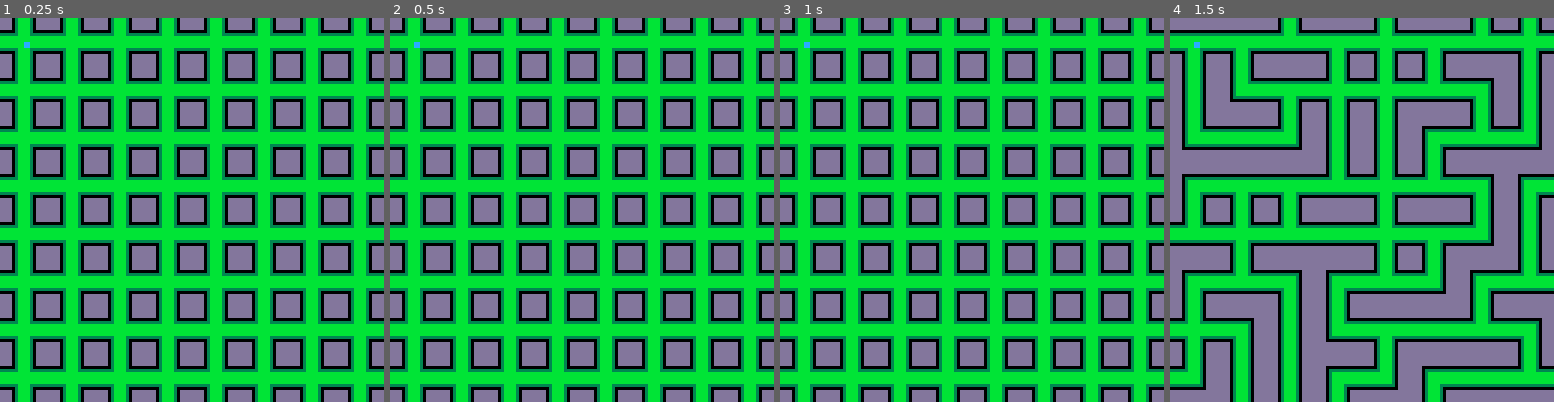
Above: before the commit, frames 1-4 (left to right).
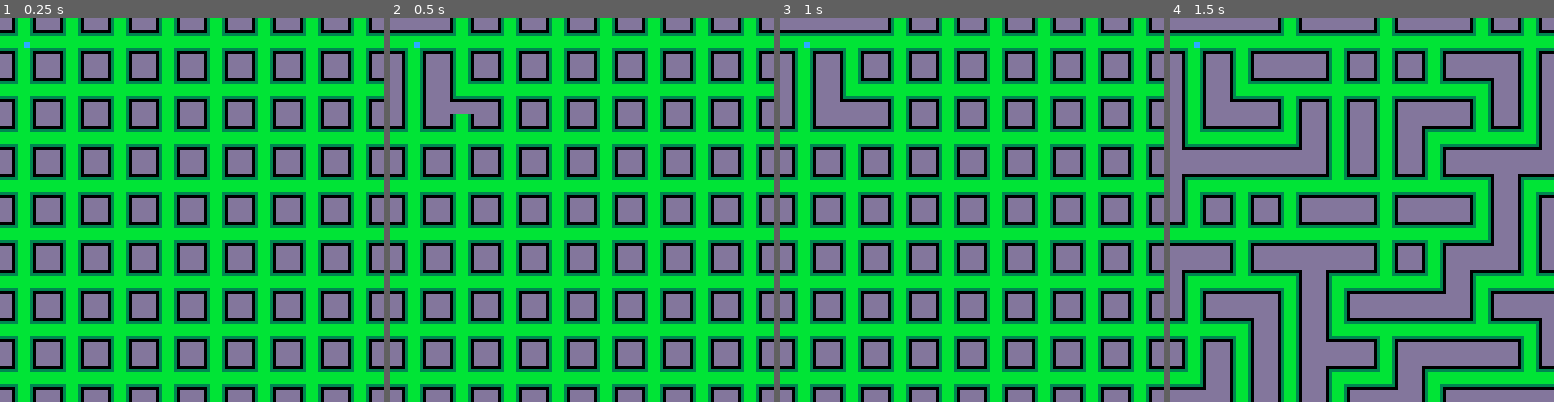
Above: after the commit, the same moments.

Repository: Yuni-sa/p8-wfc
Game: PICO-8 cartridge game.p8
Same seed, same stepped clock (60 frames per second), same inputs: the game is played once before the commit and once after it.
Inputs:
- Up to frame 1 (0.25 s): no input
- Up to frame 2 (0.5 s): tap O (Z key) at 0.33 s
- Up to frame 3 (1 s): tap O (Z key) at 0.7 s
- Up to frame 4 (1.5 s): tap X (X key) at 1.07 s; tap O (Z key) at 1.43 s

Frame 1 is identical in both runs. In frame 2, 1.3% of the frame differs, in the area x 0-22%, y 0-25%; in frame 3, 1.8%, in the area x 0-22%, y 0-30%; in frame 4, nothing differs.

Commit message:
add manual iteration

Diff:
--- a/game.p8
+++ b/game.p8
@@ -11,6 +11,10 @@
 function _update()
  update_player()
  if (btn(5)) wfc(grid)
+ if (btn(4)) then
+  if is_grid_collapsed(grid) then return end
+  iterate(grid)
+ end
 end
 
 function _draw()
